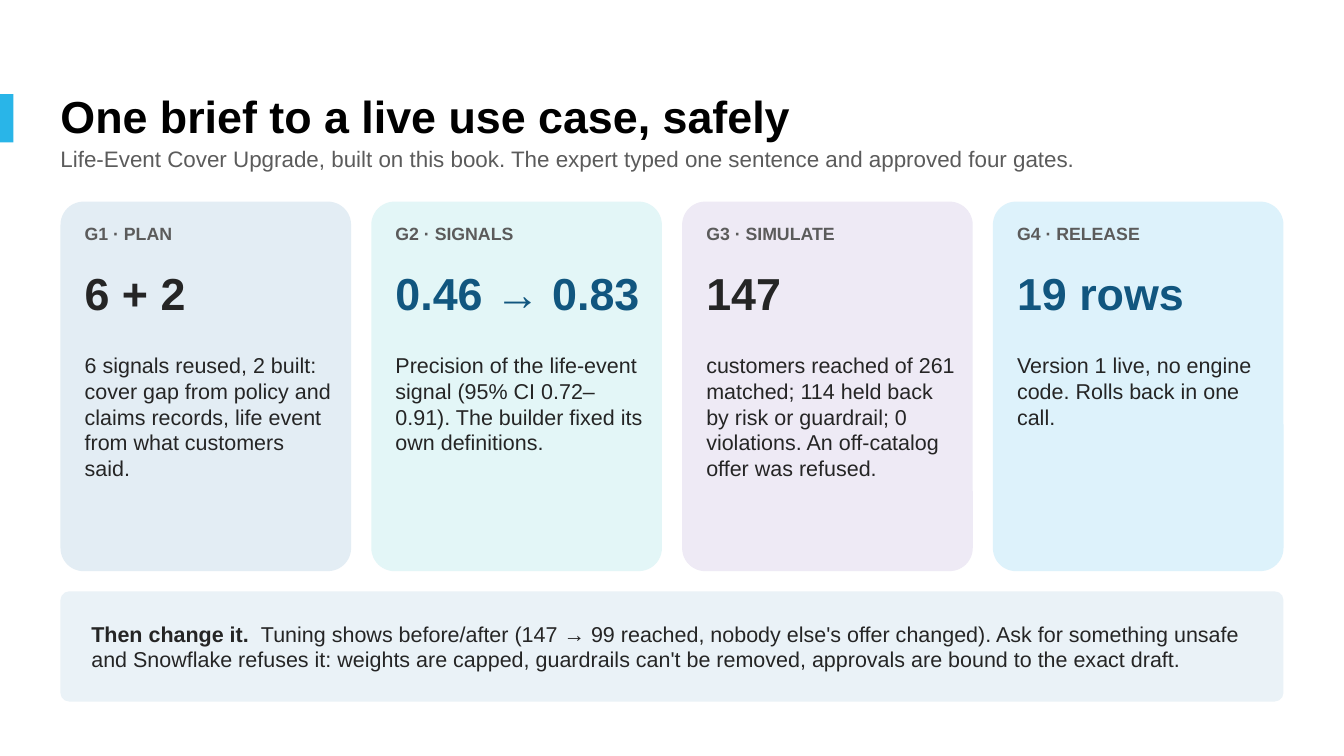
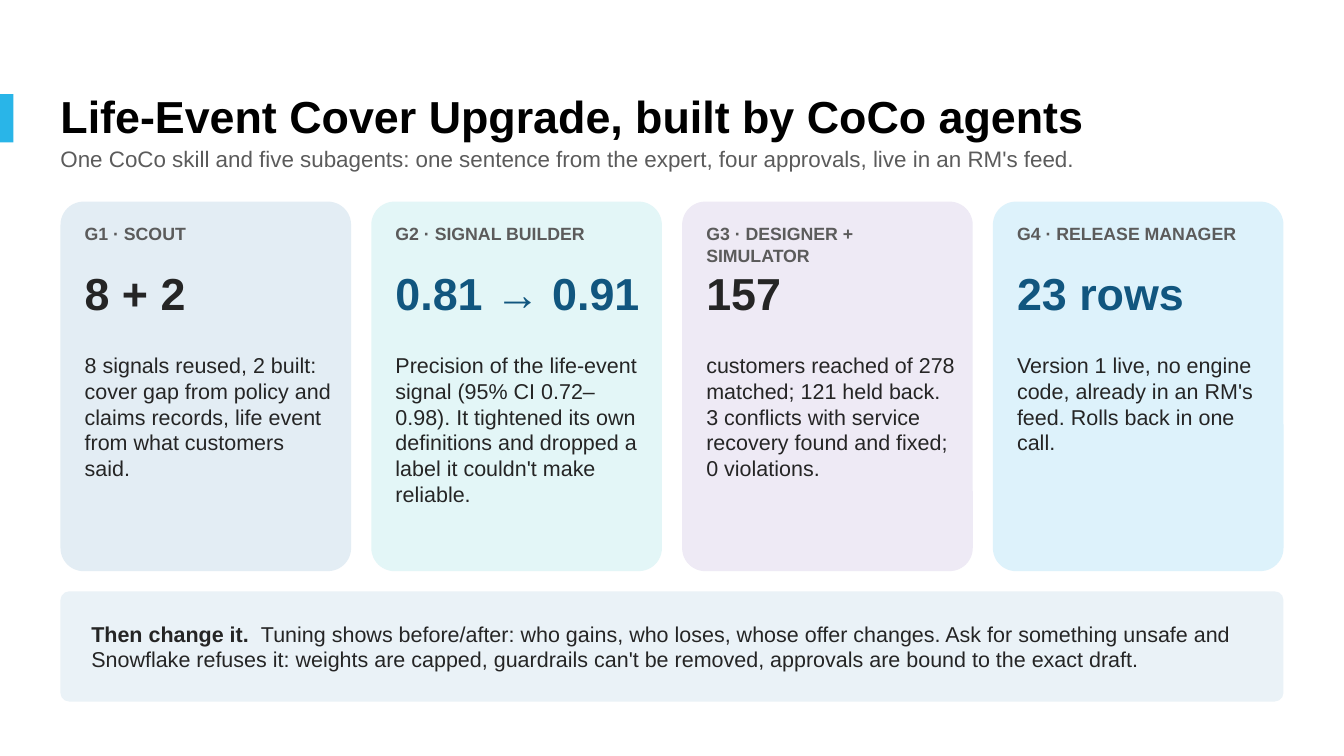
Before and after one commit to sairajsawant/snowflake-c360, a slide deck: slide 13 of deck/Customer360_Decisioning_Platform_Snowflake.pptx. Drawn at 1344x756 pixels with LibreOffice and Linux fonts; fonts in the diff are those of the drawing; background and template pictures are left out. Boxes give left, top, right and bottom in pixels: in the first picture for what was removed or moved away, otherwise in the second. Text is boxed around its words. In the diff, an @@ line names an element or a change of style, - is before the commit and + after.

Commit message:
feat: life-event use case built by the c360-usecase agents, live in RM feed
Generated with [Snowflake CoCo](https://docs.snowflake.com/en/user-guide/cortex-code/cortex-code)

```diff
--- a/deck/Customer360_Decisioning_Platform_Snowflake.pptx
+++ b/deck/Customer360_Decisioning_Platform_Snowflake.pptx
@@ text at bbox=[60, 100, 1083, 142]: text changed @@
-One brief to a live use case, safely
+Life-Event Cover Upgrade, built by CoCo agents
@@ text at bbox=[60, 151, 1074, 172]: text changed @@
-Life-Event Cover Upgrade, built on this book. The expert typed one sentence and approved four gates.
+One CoCo skill and five subagents: one sentence from the expert, four approvals, live in an RM's feed.
@@ text at bbox=[85, 227, 186, 240]: text changed @@
-G1 · PLAN
+G1 · SCOUT
@@ text at bbox=[395, 227, 585, 240]: text changed @@
-G2 · SIGNALS
+G2 · SIGNAL BUILDER
@@ text at bbox=[706, 227, 838, 262]: text changed @@
-G3 · SIMULATE
+G3 · DESIGNER + SIMULATOR
@@ text at bbox=[1017, 227, 1236, 240]: text changed @@
-G4 · RELEASE
+G4 · RELEASE MANAGER
@@ text at bbox=[85, 278, 186, 311]: text changed @@
-6 + 2
+8 + 2
@@ text at bbox=[395, 278, 639, 311]: text changed @@
-0.46 → 0.83
+0.81 → 0.91
@@ text at bbox=[706, 279, 781, 311]: text changed @@
-147
+157
@@ text at bbox=[1017, 278, 1184, 311]: text changed @@
-19 rows
+23 rows
@@ text at bbox=[85, 357, 331, 476]: text changed @@
-6 signals reused, 2 built: cover gap from policy and claims records, life event from what customers said.
+8 signals reused, 2 built: cover gap from policy and claims records, life event from what customers said.
@@ text at bbox=[395, 357, 637, 502]: text changed @@
-Precision of the life-event signal (95% CI 0.72–0.91). The builder fixed its own definitions.
+Precision of the life-event signal (95% CI 0.72–0.98). It tightened its own definitions and dropped a label it couldn't make reliable.
@@ text at bbox=[706, 357, 955, 476]: text changed @@
-customers reached of 261 matched; 114 held back by risk or guardrail; 0 violations. An off-catalog offer was refused.
+customers reached of 278 matched; 121 held back. 3 conflicts with service recovery found and fixed; 0 violations.
@@ text at bbox=[1017, 357, 1253, 450]: text changed @@
-Version 1 live, no engine code. Rolls back in one call.
+Version 1 live, no engine code, already in an RM's feed. Rolls back in one call.
@@ text at bbox=[91, 626, 1230, 672]: text changed @@
-Then change it. Tuning shows before/after (147 → 99 reached, nobody else's offer changed). Ask for something unsafe and Snowflake refuses it: weights are capped, guardrails can't be removed, approvals are bound to the exact draft.
+Then change it. Tuning shows before/after: who gains, who loses, whose offer changes. Ask for something unsafe and Snowflake refuses it: weights are capped, guardrails can't be removed, approvals are bound to the exact draft.
```
Also in this commit, not shown: 16 other files.
